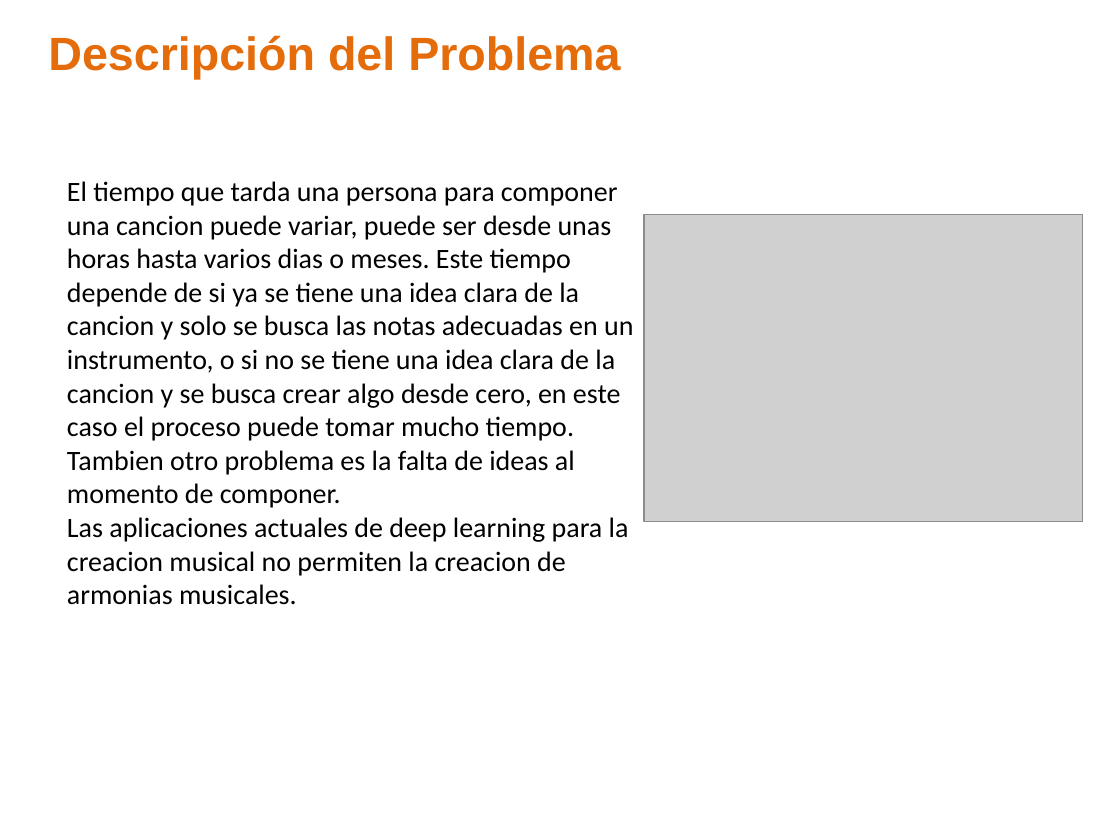
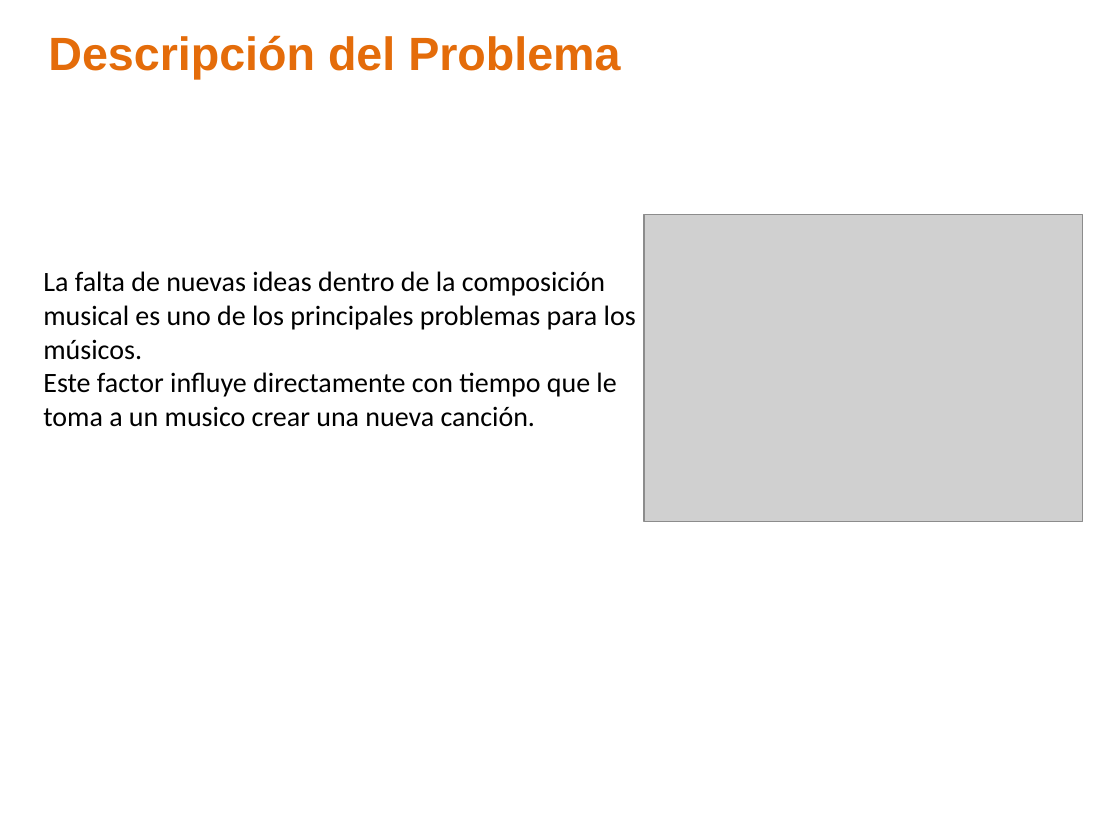
Before and after one commit to ealn/Tesis, a slide deck: slide 2 of Presentacion.pptx. Drawn at 1120x840 pixels with LibreOffice and Linux fonts; fonts in the diff are those of the drawing; grey boxes stand for pictures; background and template pictures are left out. Boxes give left, top, right and bottom in pixels: in the first picture for what was removed or moved away, otherwise in the second. Text is boxed around its words. In the diff, an @@ line names an element or a change of style, - is before the commit and + after.

```diff
--- a/Presentacion.pptx
+++ b/Presentacion.pptx
@@ text at [43,271,636,427]: text changed @@
-El tiempo que tarda una persona para componer una cancion puede variar, puede ser desde unas horas hasta varios dias o meses. Este tiempo depende de si ya se tiene una idea clara de la cancion y solo se busca las notas adecuadas en un instrumento, o si no se tiene una idea clara de la cancion y se busca crear algo desde cero, en este caso el proceso puede tomar mucho tiempo.
-Tambien otro problema es la falta de ideas al momento de componer.
-Las aplicaciones actuales de deep learning para la creacion musical no permiten la creacion de armonias musicales.
+La falta de nuevas ideas dentro de la composición musical es uno de los principales problemas para los músicos.
+Este factor influye directamente con tiempo que le toma a un musico crear una nueva canción.
```
Also in this commit, not shown: 1 other slide changed, 6 other files.
